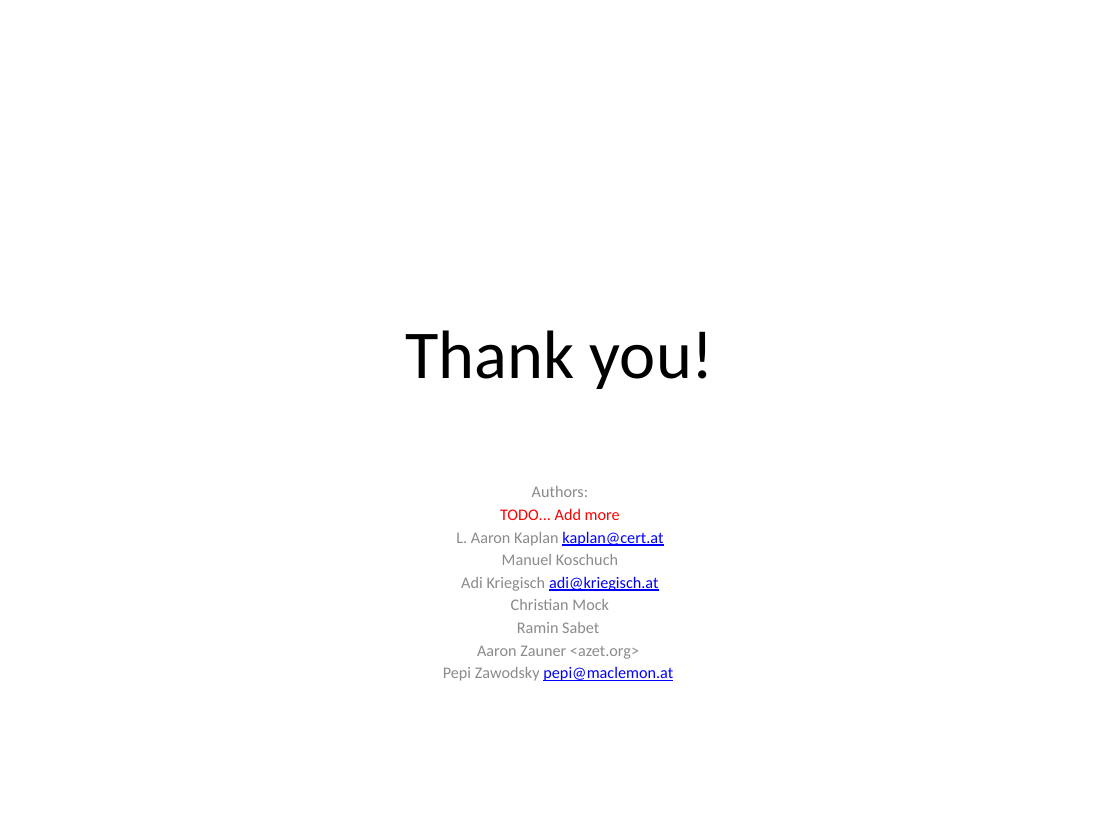
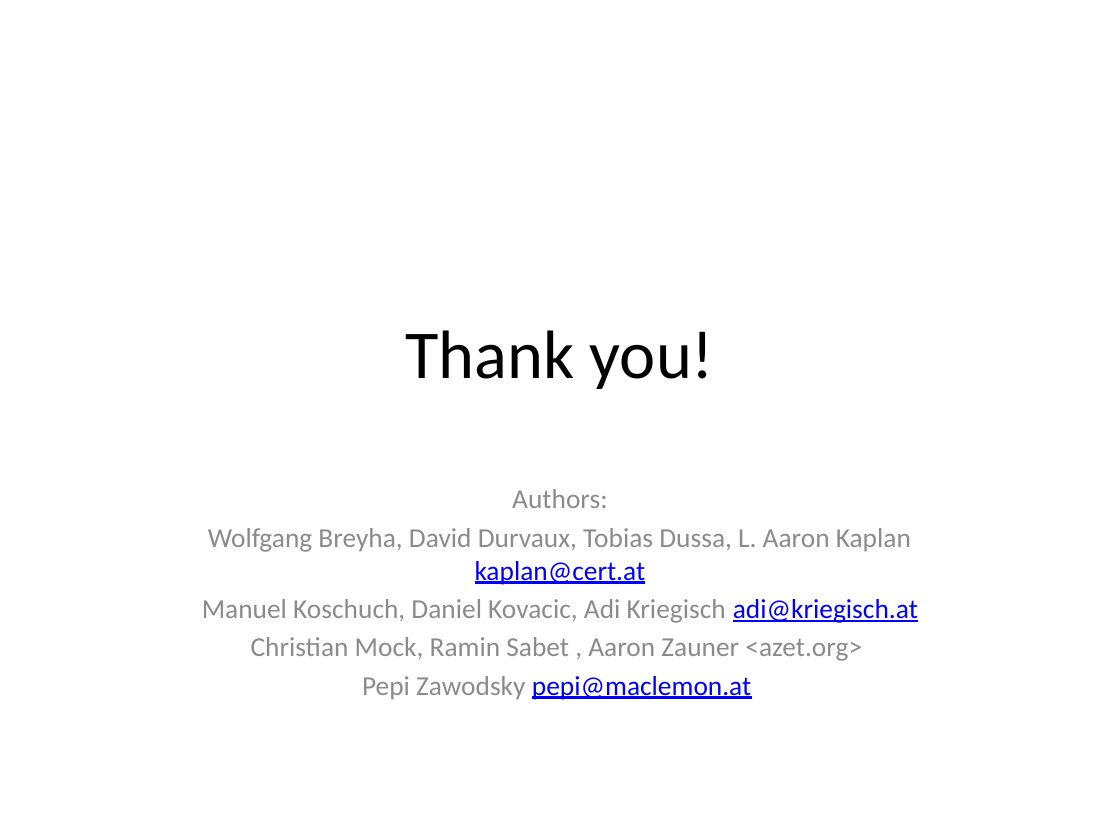
Before and after one commit to BetterCrypto/Applied-Crypto-Hardening, a slide deck: slide 41 of presentations/20131122-Deepsec-ACH project.pptx (slide 34 before the commit). Drawn at 1120x840 pixels with LibreOffice and Linux fonts; fonts in the diff are those of the drawing. Boxes give left, top, right and bottom in pixels: in the first picture for what was removed or moved away, otherwise in the second. Text is boxed around its words. In the diff, an @@ line names an element or a change of style, - is before the commit and + after.

```diff
--- a/presentations/20131122-Deepsec-ACH project.pptx
+++ b/presentations/20131122-Deepsec-ACH project.pptx
@@ subtitle at bbox=[362, 489, 751, 700]: size 10.4 to 17.6 pt in "Authors:", "Pepi Zawodsky pepi@maclemon.at"; more space between paragraphs @@
@@ subtitle at bbox=[202, 528, 918, 661]: text changed; size 10.4 to 17.6 pt @@
-TODO... Add more
-L. Aaron Kaplan kaplan@cert.at
-Manuel Koschuch
-Adi Kriegisch adi@kriegisch.at
-Christian Mock
-Ramin Sabet
-Aaron Zauner <azet.org>
+Wolfgang Breyha, David Durvaux, Tobias Dussa, L. Aaron Kaplan kaplan@cert.at
+Manuel Koschuch, Daniel Kovacic, Adi Kriegisch adi@kriegisch.at
+Christian Mock, Ramin Sabet , Aaron Zauner <azet.org>
```
Also in this commit, not shown: 12 other slides changed, 7 slides added.
